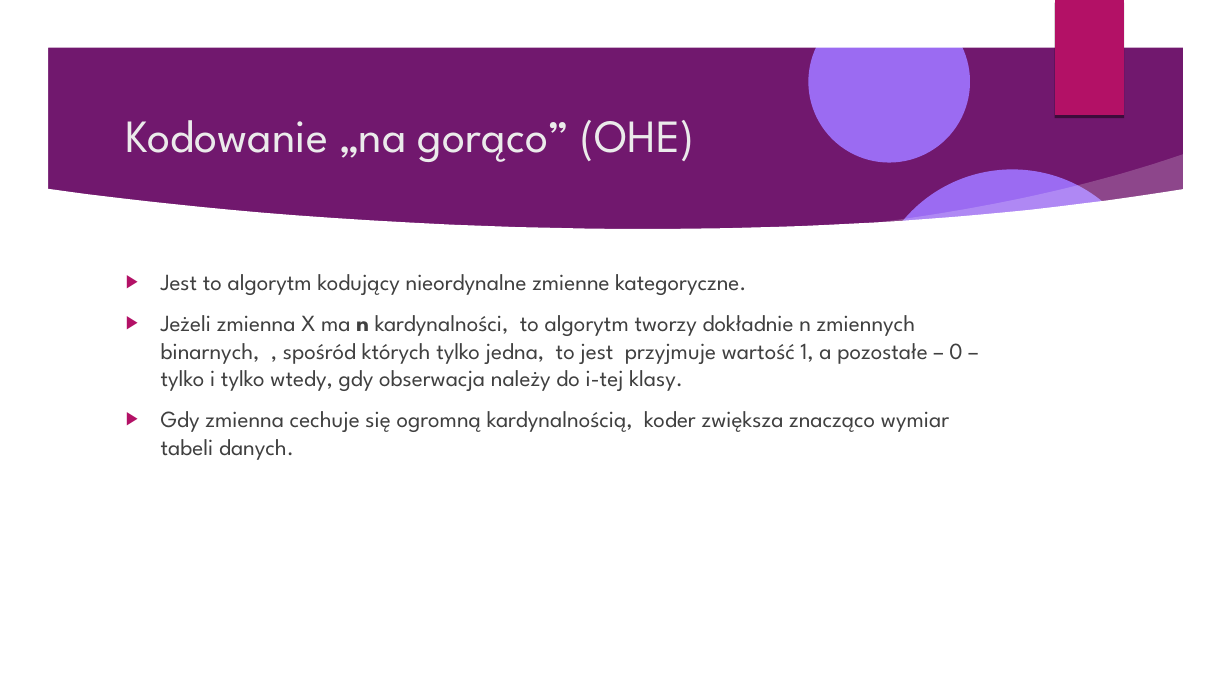
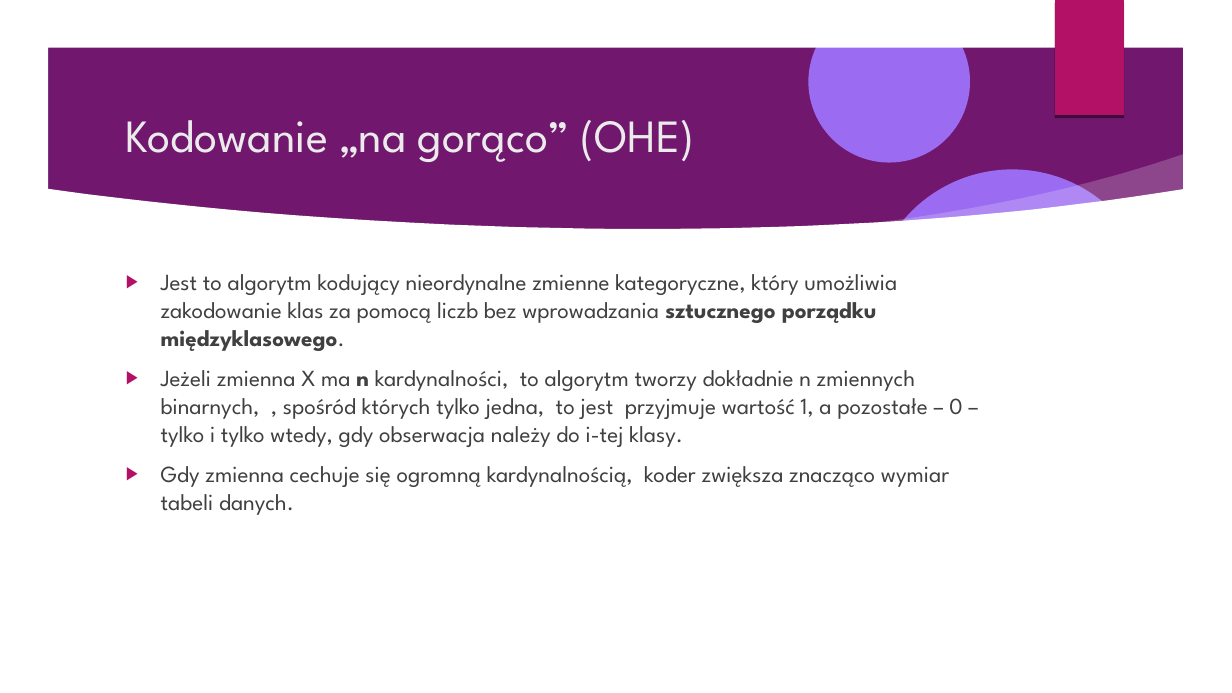
Before and after one commit to Pawel-Tomasz-Nowak/Scientific-collaboration, a slide deck: slide 72 of EmissionAnalysis/Prezentacja projektu.odp (slide 73 before the commit). Drawn at 1232x693 pixels with LibreOffice and Linux fonts; fonts in the diff are those of the drawing; background and template pictures are left out. Boxes give left, top, right and bottom in pixels: in the first picture for what was removed or moved away, otherwise in the second. Text is boxed around its words. In the diff, an @@ line names an element or a change of style, - is before the commit and + after.

```diff
--- a/EmissionAnalysis/Prezentacja projektu.odp
+++ b/EmissionAnalysis/Prezentacja projektu.odp
@@ text at (161, 274, 897, 351): text changed @@
-▶ Jest to algorytm kodujący nieordynalne zmienne kategoryczne.
+▶ Jest to algorytm kodujący nieordynalne zmienne kategoryczne, który umożliwia zakodowanie klas za pomocą liczb bez wprowadzania sztucznego porządku międzyklasowego.
```
Also in this commit, not shown: 3 other slides changed, 1 slide added, 1 slide removed.
